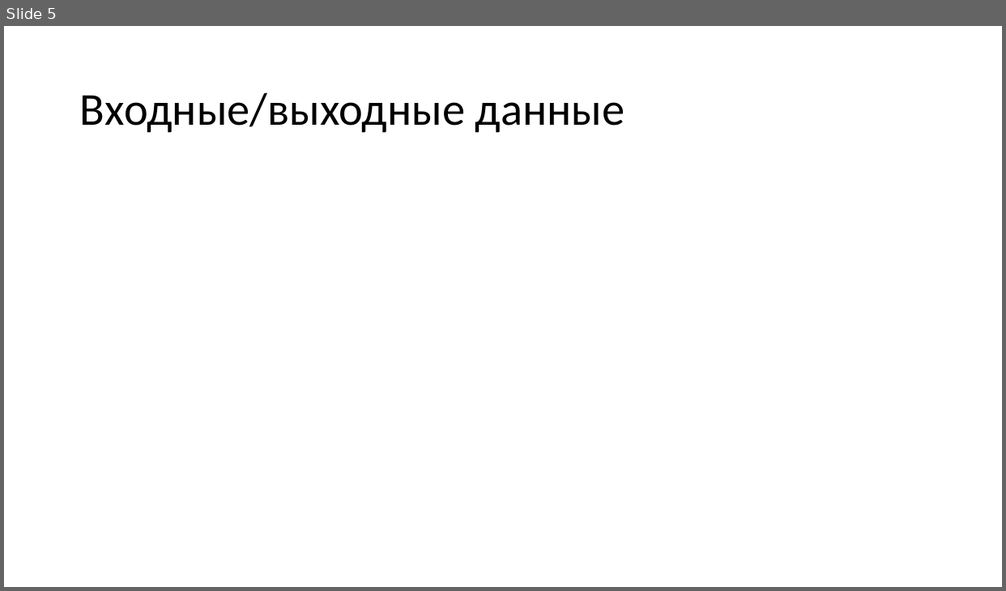
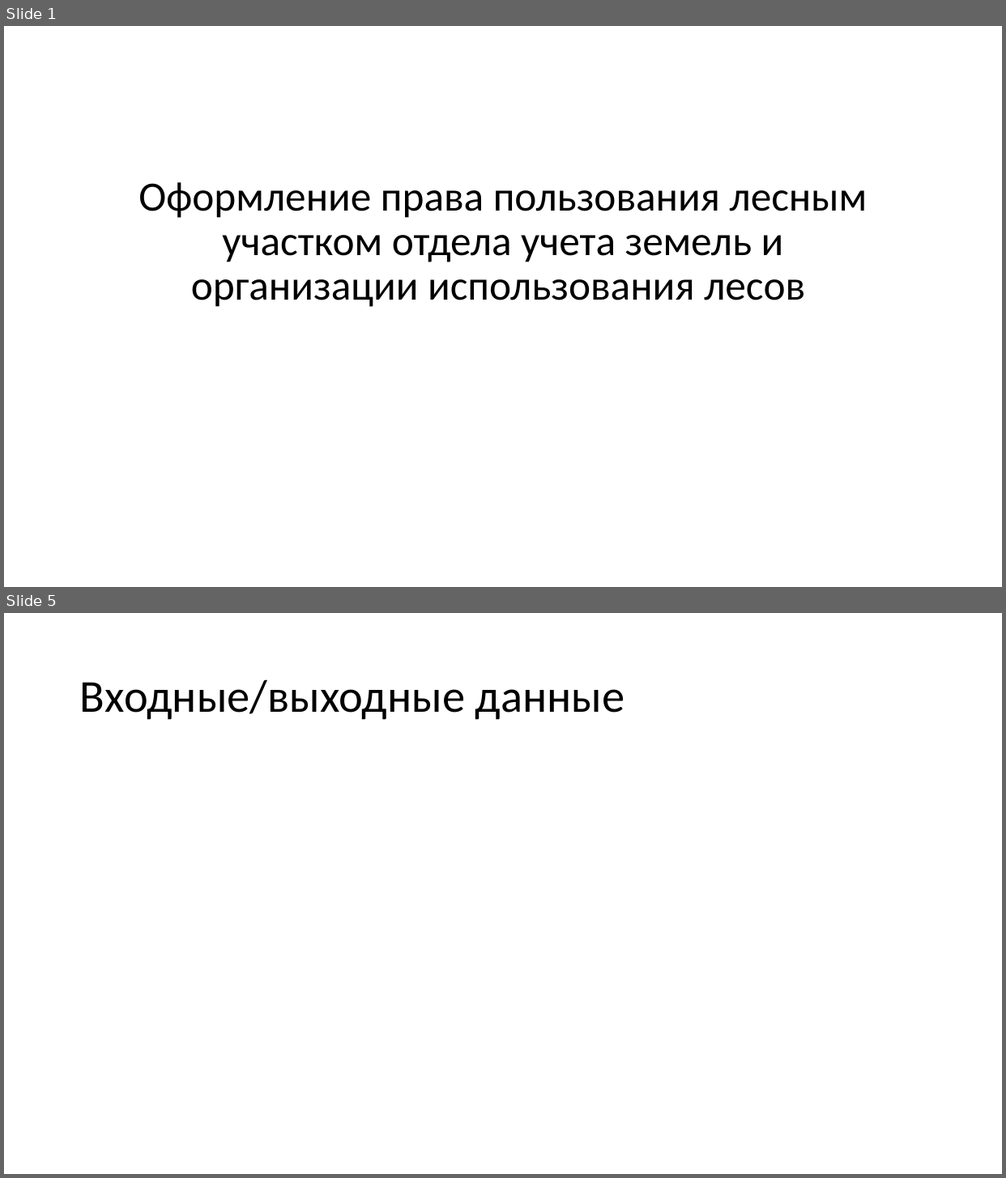
Before and after one commit to mcdodik20008/docs, a slide deck: Prezentatsia.pptx. Shown one above the other, each under a label of ours: slide 5 before the commit, slides 1 and 5 after it; the slides between them are not shown. The pictures are 1006x591 and 1006x1178 pixels, drawn with LibreOffice and Linux fonts; fonts in the diff are those of the drawing. Boxes give left, top, right and bottom in pixels: in the first picture for what was removed or moved away, otherwise in the second. Text is boxed around its words. In the diff, an @@ line names an element or a change of style, - is before the commit and + after.

```diff
--- a/Prezentatsia.pptx
+++ b/Prezentatsia.pptx
@@ slide 1 added at bbox=[4, 26, 1002, 587], background #FFFFFF @@
@@ title added at bbox=[138, 182, 867, 307], 40 pt, text #000000 @@
+Оформление права пользования лесным участком отдела учета земель и организации использования лесов
```
Also in this commit, not shown: 3 other slides added, 4 slides removed, 3 other files.
